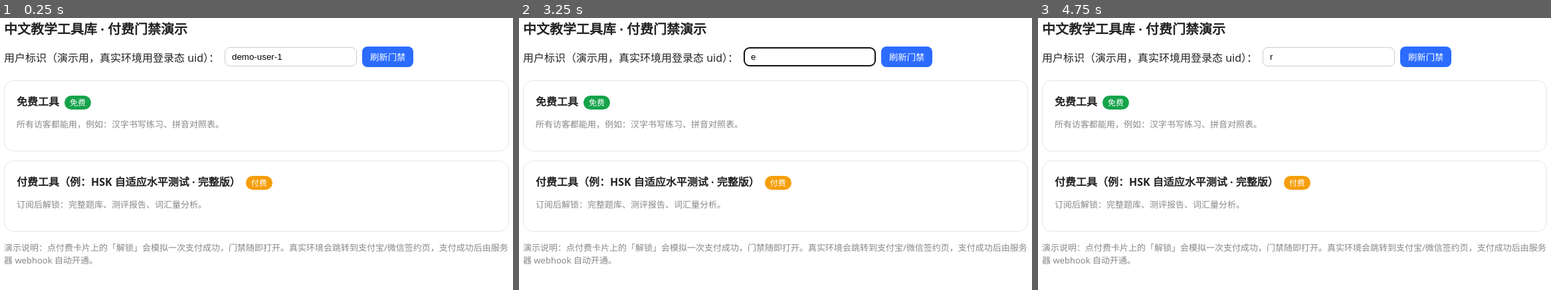
Above: before the commit, frames 1-3 (left to right).
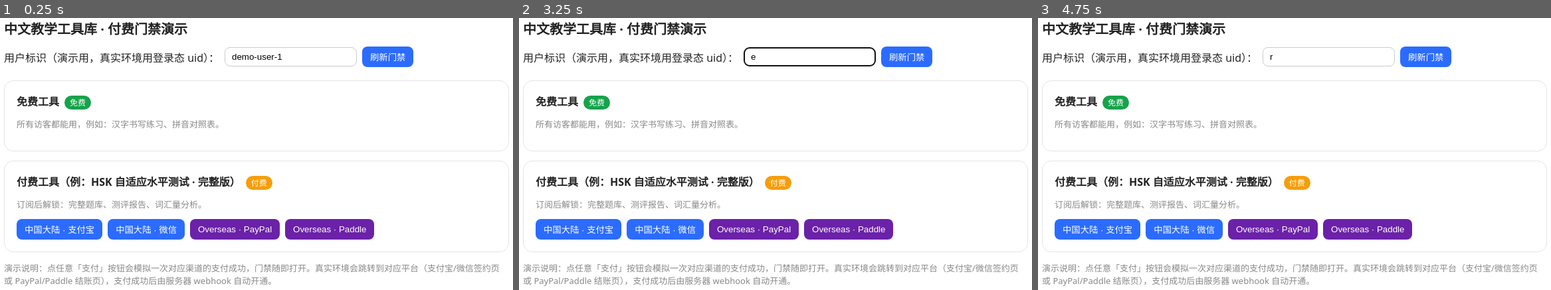
Above: after the commit, the same moments.

Repository: doreme8812-droid/chinese-game-studio
Game: browser game, page payments/public/index.html
Two runs of this game, one before a commit and one after it. Both use one fixed random seed, a clock stepped at 60 frames per second and the inputs below.
Inputs (mouse positions are in pixels of both pictures, inside the frame that each line leads up to):
- Up to frame 1 (0.25 s): no input
- Up to frame 2 (3.25 s): click (580, 230) at 1.27 s, where only the run after the commit has a clickable "中国大陆 · 支付宝"; click (662, 230) at 1.87 s, where only the run after the commit has a clickable "中国大陆 · 微信"; click (754, 230) at 2.02 s, where only the run after the commit has a clickable "Overseas · PayPal"; click "刷新门禁" at 2.47 s; click (811, 56) at 3.07 s; type "e" at 3.07 s; tap Enter at 3.1 s
- Up to frame 3 (4.75 s): click (1366, 230) at 3.67 s, where only the run after the commit has a clickable "Overseas · Paddle"; click (1330, 56) at 4.27 s; type "r" at 4.27 s; tap Enter at 4.3 s; click (1366, 230) at 4.52 s, where only the run after the commit has a clickable "Overseas · Paddle"

The runs differ from the first frame. In frame 1, 8.4% of the frame differs, in the area x 0-100%, y 73-99%; in frame 2, 8.4%; in frame 3, 8.4%.
Error in both runs: TypeError: Failed to fetch

Commit message:
扩展海外收款：PayPal + Paddle 并入同一套门禁与权益体系
- server.js：channel 新增 paypal / paddle；subscribe 与 notify 路由支持四渠道
- 真实模式开关 REAL_PAYPAL / REAL_PADDLE（按 .env 密钥自动启用）
- 未知渠道一律拒绝（400），避免静默回退到 alipay
- 沙箱模式四渠道均可演示『订阅→支付→开通→解锁』闭环
- .env.example 增加 PAYPAL_* / PADDLE_* 配置段
- 演示页增加 PayPal / Paddle 两个海外支付按钮
- README 新增『六、海外收款（PayPal / Paddle）』：两渠道取舍、Wise 仅作回款归集、真实接入步骤
- 本地验证：PayPal/Paddle 订阅+模拟支付+webhook 验签均通过，演示页 200

Diff:
--- a/payments/public/index.html
+++ b/payments/public/index.html
@@ -19,6 +19,8 @@
   .lock-box .hint { font-size: 13px; color: #666; }
   .unlock-btn { margin-top: 10px; }
   .muted { color: #888; font-size: 13px; }
+  .payrow { display: flex; flex-wrap: wrap; gap: 8px; margin-top: 12px; }
+  .payrow button.overseas { background: #6b21a8; }
 </style>
 </head>
 <body>
@@ -37,9 +39,15 @@
   <div class="card premium">
     <strong>付费工具（例：HSK 自适应水平测试 · 完整版）</strong><span class="tag pay">付费</span>
     <p class="muted">订阅后解锁：完整题库、测评报告、词汇量分析。</p>
+    <div class="payrow">
+      <button onclick="pay('alipay')">中国大陆 · 支付宝</button>
+      <button onclick="pay('wechat')">中国大陆 · 微信</button>
+      <button class="overseas" onclick="pay('paypal')">Overseas · PayPal</button>
+      <button class="overseas" onclick="pay('paddle')">Overseas · Paddle</button>
+    </div>
   </div>
 
-  <p class="muted">演示说明：点付费卡片上的「解锁」会模拟一次支付成功，门禁随即打开。真实环境会跳转到支付宝/微信签约页，支付成功后由服务器 webhook 自动开通。</p>
+  <p class="muted">演示说明：点任意「支付」按钮会模拟一次对应渠道的支付成功，门禁随即打开。真实环境会跳转到对应平台（支付宝/微信签约页 或 PayPal/Paddle 结账页），支付成功后由服务器 webhook 自动开通。</p>
 
   <script src="gate.js"></script>
   <script>
@@ -47,6 +55,15 @@
       const uid = document.getElementById('uid').value.trim();
       applyGating(uid, { channel: 'alipay' });
     }
+    async function pay(channel) {
+      const uid = document.getElementById('uid').value.trim();
+      const r = await fetch('/api/subscribe', {
+        method: 'POST', headers: { 'Content-Type': 'application/json' },
+        body: JSON.stringify({ uid, channel })
+      }).then(x => x.json());
+      if (r.payUrl) { window.location.href = r.payUrl; }   // 沙箱：直接跳转模拟支付成功
+      else alert('真实模式未接线：请填 ' + channel + ' 密钥并在 server.js 接入 SDK');
+    }
     refresh();
   </script>
 </body>
--- a/payments/server.js
+++ b/payments/server.js
@@ -27,6 +27,10 @@
 // 真实模式：商户密钥齐了才启用；否则走沙箱
 const REAL_ALIPAY = !!(process.env.ALIPAY_APP_ID && process.env.ALIPAY_PRIVATE_KEY);
 const REAL_WECHAT = !!(process.env.WECHAT_MCH_ID && process.env.WECHAT_API_KEY);
+const REAL_PAYPAL = !!(process.env.PAYPAL_CLIENT_ID && process.env.PAYPAL_SECRET);
+const REAL_PADDLE = !!(process.env.PADDLE_VENDOR_ID && process.env.PADDLE_WEBHOOK_SECRET);
+const REAL_CHANNELS = { alipay: REAL_ALIPAY, wechat: REAL_WECHAT, paypal: REAL_PAYPAL, paddle: REAL_PADDLE };
+const CHANNELS = ['alipay', 'wechat', 'paypal', 'paddle'];
 
 /* ============ 权益存储 ============
    演示用 JSON 文件；生产请换成 Firebase/Firestore 或数据库。
@@ -69,18 +73,21 @@
     return json(res, 200, uid ? getEnt(uid) : { error: 'uid required' });
   }
 
-  // 发起订阅（签约代扣）：返回支付/签约链接或二维码内容
+  // 发起订阅（签约代扣 / 海外订阅）：返回支付/签约链接或二维码内容
   if (req.method === 'POST' && p === '/api/subscribe') {
     const body = await readBody(req);
     const uid = body.uid;
     if (!uid) return json(res, 400, { error: 'uid required' });
-    const ch = body.channel === 'wechat' ? 'wechat' : 'alipay';
+    if (!CHANNELS.includes(body.channel)) return json(res, 400, { error: 'unsupported channel' });
+    const ch = body.channel;
 
-    if ((ch === 'alipay' && REAL_ALIPAY) || (ch === 'wechat' && REAL_WECHAT)) {
-      // TODO 真实签约代扣：用 alipay-sdk / wechatpay-node-v3 创建周期扣款协议，
-      //       返回 payUrl（支付宝跳转签约）或 qr（微信二维码）。
-      // const sdk = ch === 'alipay' ? require('alipay-sdk') : require('wechatpay-node-v3');
-      return json(res, 501, { error: 'real SDK path not wired; fill keys + SDK calls in server.js' });
+    if (REAL_CHANNELS[ch]) {
+      // TODO 真实订阅：按渠道接入官方 SDK / API
+      //  - alipay : alipay-sdk  → alipay.trade.page.agreement.sign（周期扣款）
+      //  - wechat : wechatpay-node-v3 → 委托代扣协议
+      //  - paypal : 服务端用 PAYPAL_CLIENT_ID/SECRET 调 /v1/billing/plans + /v1/billing/subscriptions
+      //  - paddle : 用 PADDLE_VENDOR_ID 创建 Subscription/Checkout 链接（merchant of record，无需你注册公司）
+      return json(res, 501, { error: `real ${ch} path not wired; fill keys + SDK/API calls in server.js` });
     }
 
     // 沙箱：返回一个"模拟支付"链接供演示 gating 闭环
@@ -92,9 +99,21 @@
     });
   }
 
-  // 异步通知（webhook）：真实环境由支付宝/微信服务器回调；此处沙箱版校验 HMAC
-  if (req.method === 'POST' && (p === '/api/notify/alipay' || p === '/api/notify/wechat')) {
+  // 异步通知（webhook）：真实环境由支付平台服务器回调；此处沙箱版校验 HMAC
+  if (req.method === 'POST' && p.startsWith('/api/notify/')) {
+    const ch = p.split('/').pop();
+    if (!CHANNELS.includes(ch)) return json(res, 400, { error: 'unknown channel' });
     const body = await readBody(req);
+
+    if (REAL_CHANNELS[ch]) {
+      // TODO 真实 webhook 验签（各渠道不同）：
+      //  - alipay : 用 ALIPAY_PUBLIC_KEY 验签
+      //  - wechat : 用平台证书验签
+      //  - paypal : 用 Webhook Signature（证书 + transmission_id/timestamp/body）
+      //  - paddle : 用 PADDLE_WEBHOOK_SECRET 校验 Paddle-Signature (HMAC-SHA256, ts+nonce+body)
+      return json(res, 501, { error: `real ${ch} webhook verify not wired` });
+    }
+
     const expected = sign({ uid: body.uid, ch: body.channel, t: body.t });
     if (body.sig !== expected) return json(res, 403, { error: 'bad signature' });
     const months = parseInt(body.months || '1', 10);
@@ -143,6 +162,7 @@
   });
 }
 
-server.listen(PORT, () =>
-  console.log(`payments server on http://localhost:${PORT}  (mode=${REAL_ALIPAY || REAL_WECHAT ? 'REAL' : 'SANDBOX'})`)
-);
+server.listen(PORT, () => {
+  const real = CHANNELS.filter(c => REAL_CHANNELS[c]);
+  console.log(`payments server on http://localhost:${PORT}  (mode=${real.length ? 'REAL:' + real.join(',') : 'SANDBOX'})`);
+});
Not shown, changed: payments/.env.example
